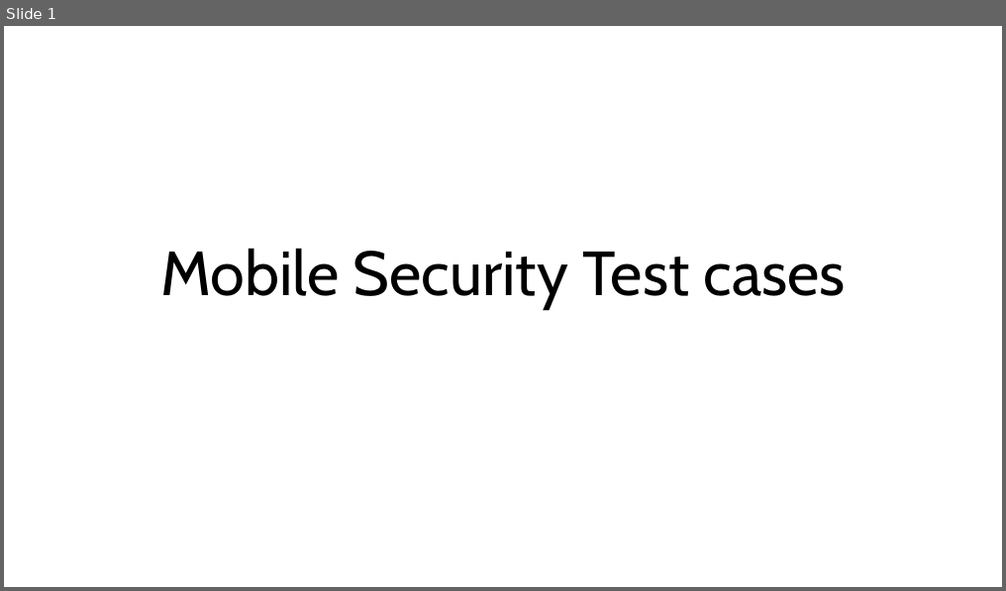
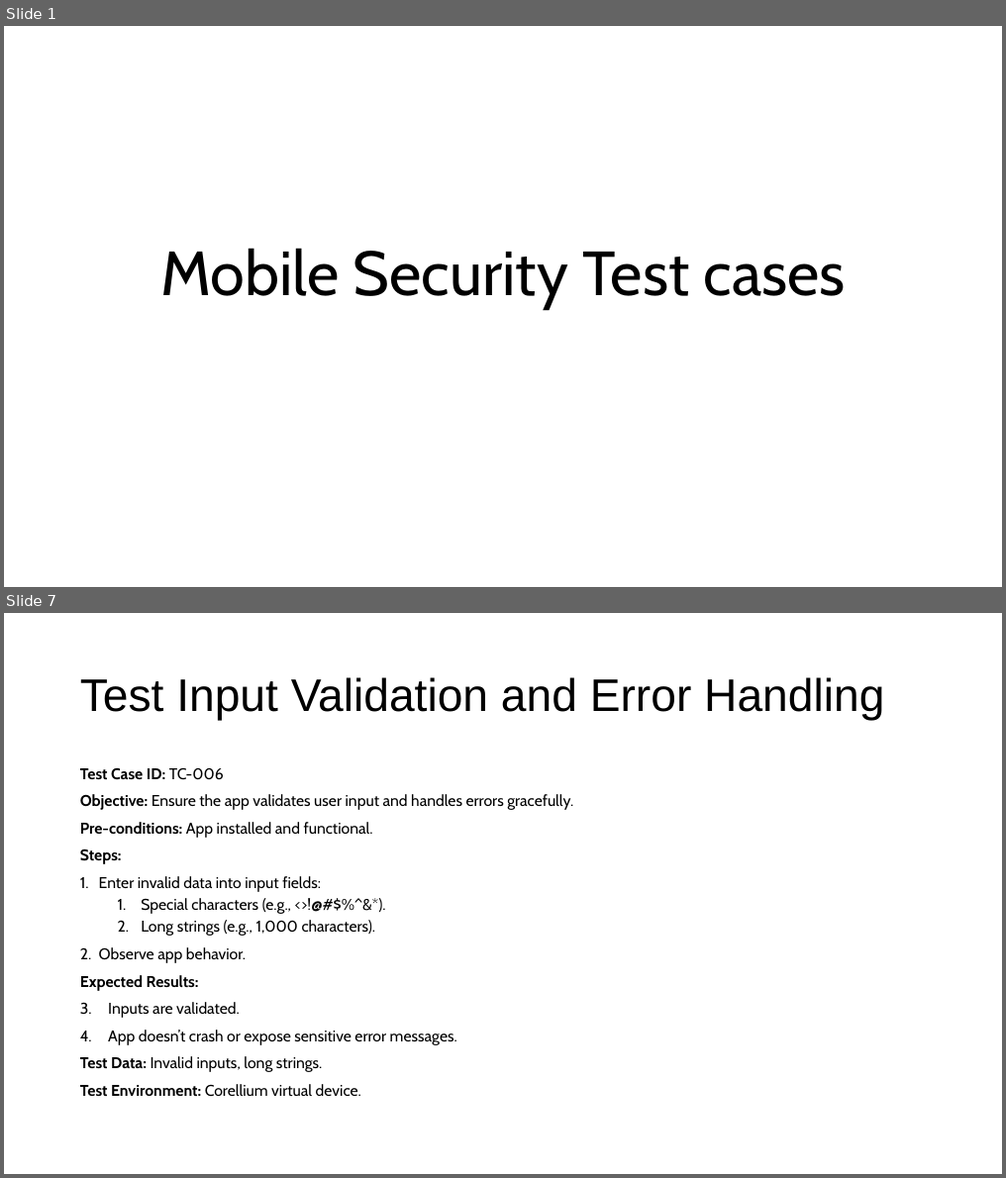
Before and after one commit to gsachin/Security-InSecureStorageApp, a slide deck: Mobile Security Test cases.pptx. Shown one above the other, each under a label of ours: slide 1 before the commit, slides 1 and 7 after it; the slides between them are not shown. The pictures are 1006x591 and 1006x1178 pixels, drawn with LibreOffice and Linux fonts; fonts in the diff are those of the drawing. Boxes give left, top, right and bottom in pixels: in the first picture for what was removed or moved away, otherwise in the second. Text is boxed around its words. In the diff, an @@ line names an element or a change of style, - is before the commit and + after.

```diff
--- a/Mobile Security Test cases.pptx
+++ b/Mobile Security Test cases.pptx
@@ slide 7 added at (4, 613, 1002, 1174), background #FFFFFF @@
@@ title added at (80, 677, 884, 721), 44 pt, text #000000 @@
+Test Input Validation and Error Handling
@@ text added at (80, 767, 573, 1096), 15 pt, text #000000 @@
+Test Case ID: TC-006
+Objective: Ensure the app validates user input and handles errors gracefully.
+Pre-conditions: App installed and functional.
+Steps:
+1. Enter invalid data into input fields:
+  1. Special characters (e.g., <>!@#$%^&*).
+  2. Long strings (e.g., 1,000 characters).
+2. Observe app behavior.
+Expected Results:
+1. Inputs are validated.
+2. App doesn’t crash or expose sensitive error messages.
+Test Data: Invalid inputs, long strings.
+Test Environment: Corellium virtual device.
```
Also in this commit, not shown: 3 slides changed, 3 other slides added.
